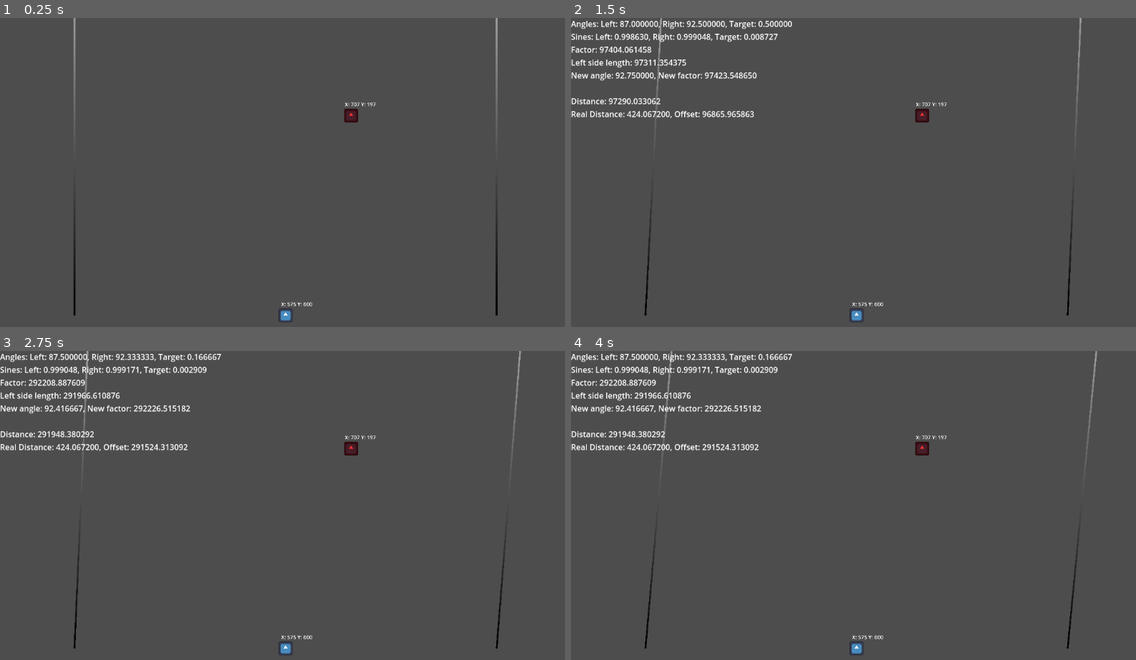
Above: before the commit, frames 1-4 (two rows, left to right).
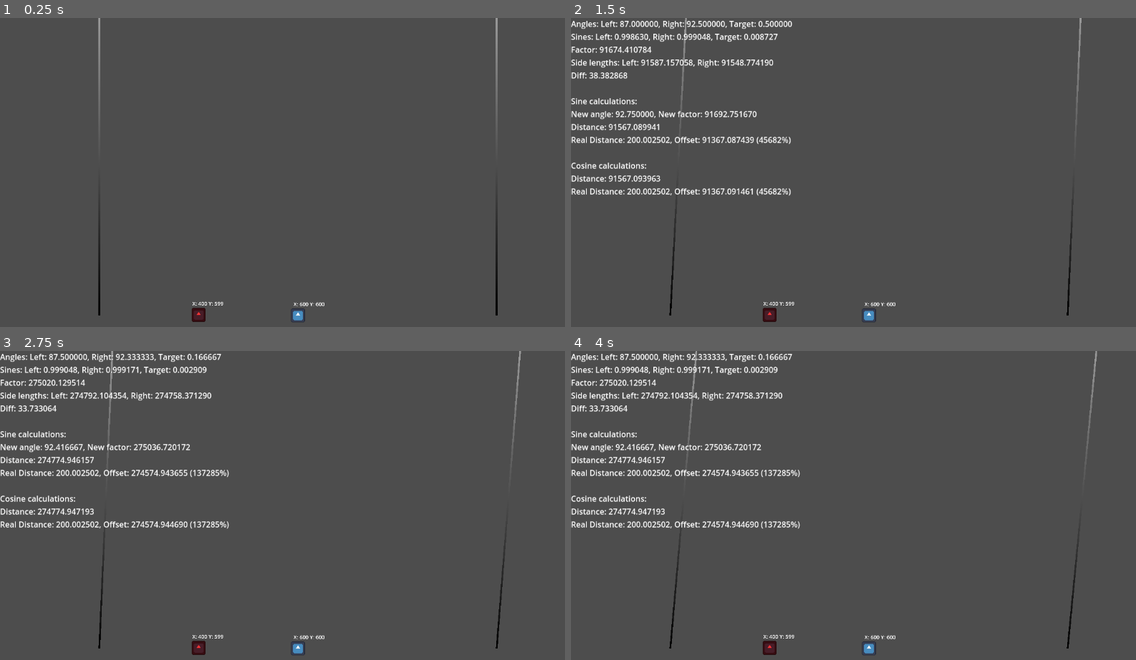
Above: after the commit, the same moments.

Repository: N3cro0o/bachelor-triangulation
Game: Godot game, scene res://2D/Scene/2d_root.tscn
The game is run twice, just before and just after one commit, with the same random seed, the same clock (stepped at 60 frames per second) and the same inputs. The engine's default icon, where the game draws it, is replaced by a stand-in: a white triangle on a blue panel in a dark square.
Inputs:
- Up to frame 1 (0.25 s): no input
- Up to frame 2 (1.5 s): tap Enter (ui_accept) at 0.5, 0.77 s; hold Right (ui_right) 0.53-1.28 s; hold Left (ui_left) from 1.28 s (still down)
- Up to frame 3 (2.75 s): tap Enter (ui_accept) at 1.52 s; release Left (ui_left) at 2.03 s; hold Right (ui_right) from 2.03 s (still down)
- Up to frame 4 (4 s): tap Enter (ui_accept) at 3.02, 3.77 s; release Right (ui_right) at 3.53 s; hold Left (ui_left) from 3.53 s (still down)

The runs differ from the first frame. In frame 1, 0.9% of the frame differs, in the area x 13-67%, y 0-99%; in frame 2, 3.9%; in frame 3, 3.9%, in the area x 0-67%, y 0-99%; in frame 4, 3.9%.

Commit message:
Simulation 2D V1.1

Diff:
--- a/Simulation/triangulation-simulation/2D/Scene/2d_root.gd
+++ b/Simulation/triangulation-simulation/2D/Scene/2d_root.gd
@@ -28,22 +28,9 @@
 	if Input.is_action_just_pressed("ui_accept"):
 		rotate_right = !rotate_right
 	if line_rotation[0] + line_rotation[1] < 180:
-		var top_angle = 180 - line_rotation[1] - line_rotation[0]
-		label.text = "Angles: Left: %f, Right: %f, Target: %f" % [line_rotation[0],
-				line_rotation[1], top_angle]
-		var sines := [sin(deg_to_rad(line_rotation[0])), sin(deg_to_rad(line_rotation[1])),
-				sin(deg_to_rad(top_angle))]
-		label.text += "\nSines: Left: %f, Right: %f, Target: %f" % [sines[0], sines[1], sines[2]]
-		var factor = distance / sines[2]
-		label.text += "\nFactor: %f" % factor
-		var left_side = factor * sines[1]
-		label.text += "\nLeft side length: %f" % left_side
-		var middle_angle = 180 - line_rotation[0] - (top_angle / 2)
-		factor = left_side / sin(deg_to_rad(middle_angle))
-		label.text += "\nNew angle: %f, New factor: %f" % [middle_angle, factor]
-		var real_distance = middle_point.position.distance_to(target_point.position)
-		label.text += "\n\nDistance: %f" % [factor * sines[0]]
-		label.text += "\nReal Distance: %f, Offset: %f" % [real_distance, abs(factor * sines[0] - real_distance)]
+		get_result()
+	if Input.is_key_pressed(KEY_F1):
+		get_best_result()
 
 func rotate_line(delta: float):
 	if rotate_right:
@@ -60,3 +47,37 @@
 		elif Input.is_action_pressed("ui_right"):
 			line_left.rotation += deg_to_rad(speed * delta)
 			line_rotation[0] -= speed * delta
+
+func get_result():
+	var top_angle = 180 - line_rotation[1] - line_rotation[0]
+	label.text = "Angles: Left: %f, Right: %f, Target: %f" % [line_rotation[0],
+			line_rotation[1], top_angle]
+	var sines := [sin(deg_to_rad(line_rotation[0])), sin(deg_to_rad(line_rotation[1])),
+			sin(deg_to_rad(top_angle))]
+	label.text += "\nSines: Left: %f, Right: %f, Target: %f" % [sines[0], sines[1], sines[2]]
+	var factor = distance / sines[2]
+	label.text += "\nFactor: %f" % factor
+	var left_side = factor * sines[1]
+	var right_side = factor * sines[0]
+	label.text += "\nSide lengths: Left: %f, Right: %f\nDiff: %f" % [left_side, right_side, left_side - right_side]
+	var middle_angle = 180 - line_rotation[0] - (top_angle / 2)
+
+	label.text += "\n\nSine calculations:"
+	factor = left_side / sin(deg_to_rad(middle_angle))
+	label.text += "\nNew angle: %f, New factor: %f" % [middle_angle, factor]
+	var real_distance = middle_point.position.distance_to(target_point.position)
+	label.text += "\nDistance: %f" % [factor * sines[0]]
+	label.text += "\nReal Distance: %f, Offset: %f (%d%%)" % [real_distance, abs(factor * sines[0] - real_distance),
+			abs(factor * sines[0] - real_distance) / real_distance * 100]
+
+	label.text += "\n\nCosine calculations:"
+	var dist = sqrt(pow(left_side, 2) + pow(distance / 2, 2) - (left_side * distance * cos(deg_to_rad(line_rotation[0]))))
+	label.text += "\nDistance: %f" % [dist]
+	label.text += "\nReal Distance: %f, Offset: %f (%d%%)" % [real_distance, abs(dist - real_distance),
+			abs(dist - real_distance) / real_distance * 100]
+
+func get_best_result():
+	line_left.rotation = (line_left.position - target_point.position).angle() - PI/2
+	line_right.rotation = (line_right.position - target_point.position).angle() - PI/2
+	line_rotation[0] = 90 - rad_to_deg(line_left.rotation)
+	line_rotation[1] = 90 + rad_to_deg(line_right.rotation)
--- a/Simulation/triangulation-simulation/2D/Scene/2d_root.tscn
+++ b/Simulation/triangulation-simulation/2D/Scene/2d_root.tscn
@@ -9,7 +9,7 @@
 script = ExtResource("1_pe0dh")
 
 [node name="LineLeft" type="Line2D" parent="."]
-position = Vector2(150, 600)
+position = Vector2(200, 600)
 points = PackedVector2Array(0, 0, 0, -1000)
 width = 3.5
 gradient = SubResource("Gradient_65cs7")
@@ -39,7 +39,7 @@
 
 [node name="Target" type="Sprite2D" parent="."]
 self_modulate = Color(0.99999994, 0.20609221, 0.21184775, 1)
-position = Vector2(707, 197.00002)
+position = Vector2(400, 599)
 scale = Vector2(0.219, 0.219)
 texture = ExtResource("2_vgt4r")
 
